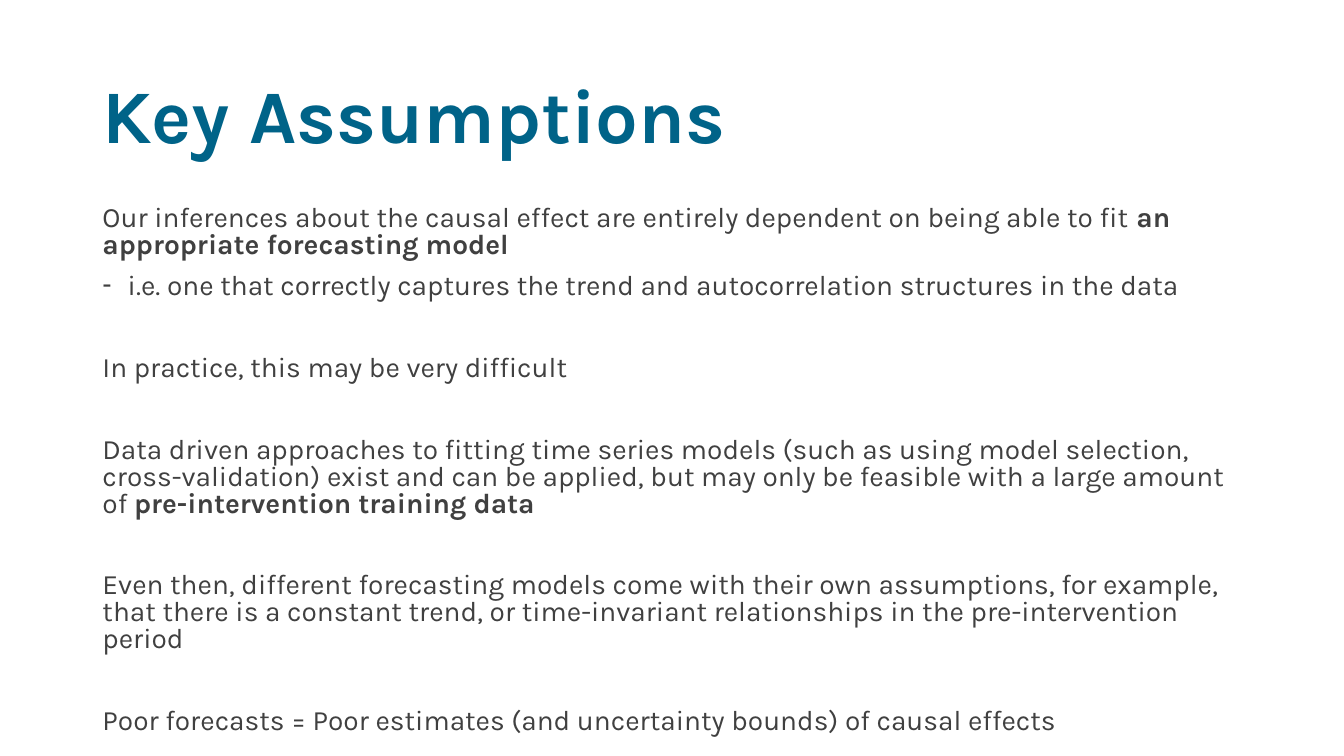
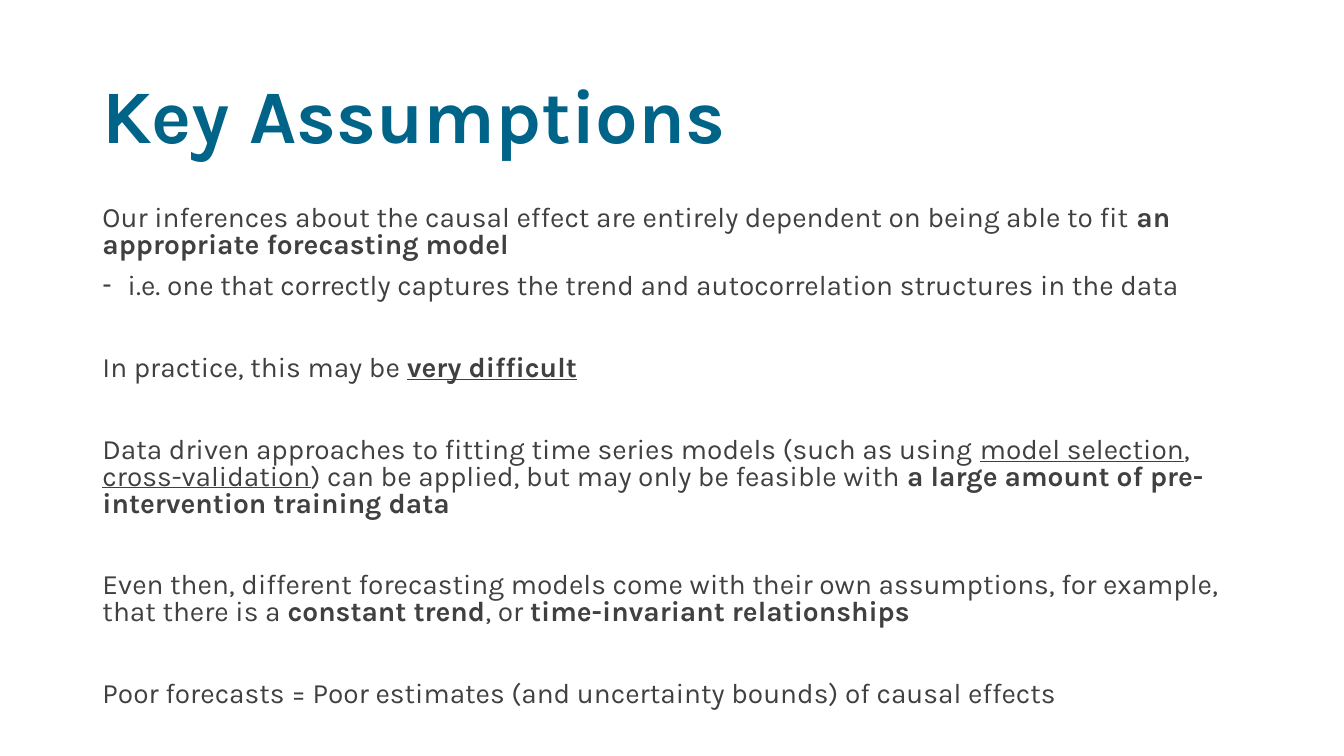
Before and after one commit to sodascience/workshop_causal_impact_assessment, a slide deck: slide 21 of lectures/02_interrupted_time_series/its.pptx (slide 24 before the commit). Drawn at 1344x756 pixels with LibreOffice and Linux fonts; fonts in the diff are those of the drawing. Boxes give left, top, right and bottom in pixels: in the first picture for what was removed or moved away, otherwise in the second. Text is boxed around its words. In the diff, an @@ line names an element or a change of style, - is before the commit and + after.

```diff
--- a/lectures/02_interrupted_time_series/its.pptx
+++ b/lectures/02_interrupted_time_series/its.pptx
@@ text at [102,357,577,384]: bold on, underline on in "very difficult" @@
@@ text at [102,439,1218,628]: text changed @@
-Data driven approaches to fitting time series models (such as using model selection, cross-validation) exist and can be applied, but may only be feasible with a large amount of pre-intervention training data
-Even then, different forecasting models come with their own assumptions, for example, that there is a constant trend, or time-invariant relationships in the pre-intervention period
+Data driven approaches to fitting time series models (such as using model selection, cross-validation) can be applied, but may only be feasible with a large amount of pre-intervention training data
+Even then, different forecasting models come with their own assumptions, for example, that there is a constant trend, or time-invariant relationships
```
Also in this commit, not shown: 9 other slides changed, 8 slides added, 5 slides removed, 5 other files.
